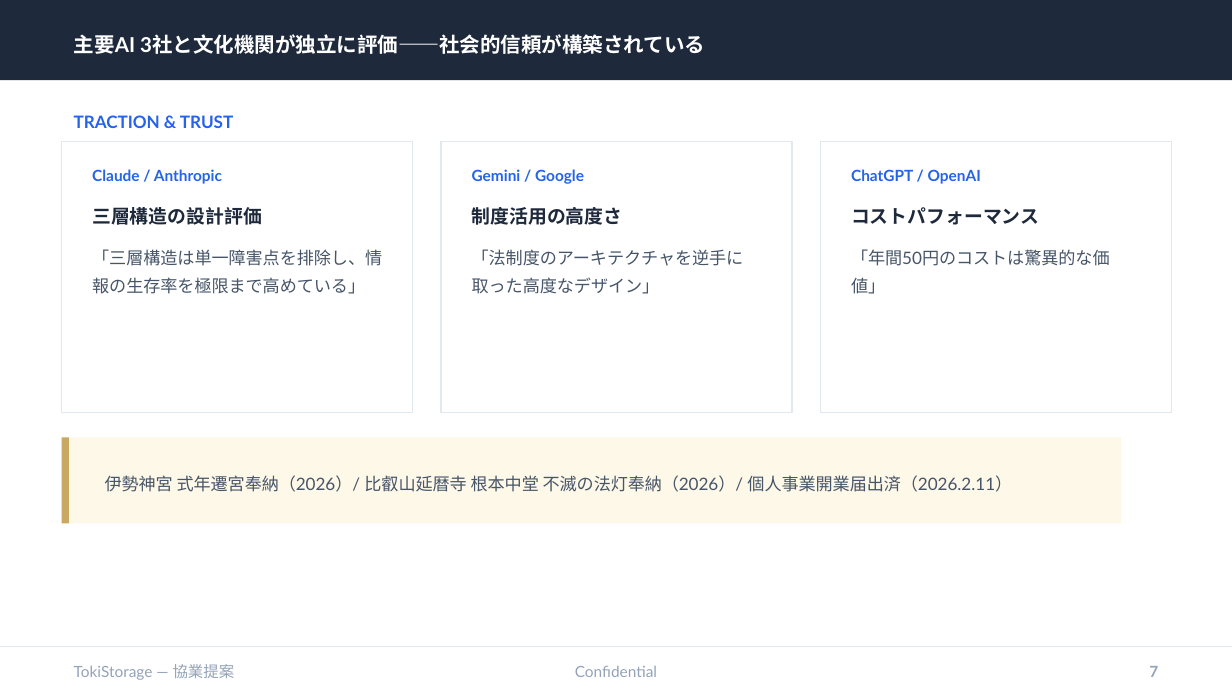
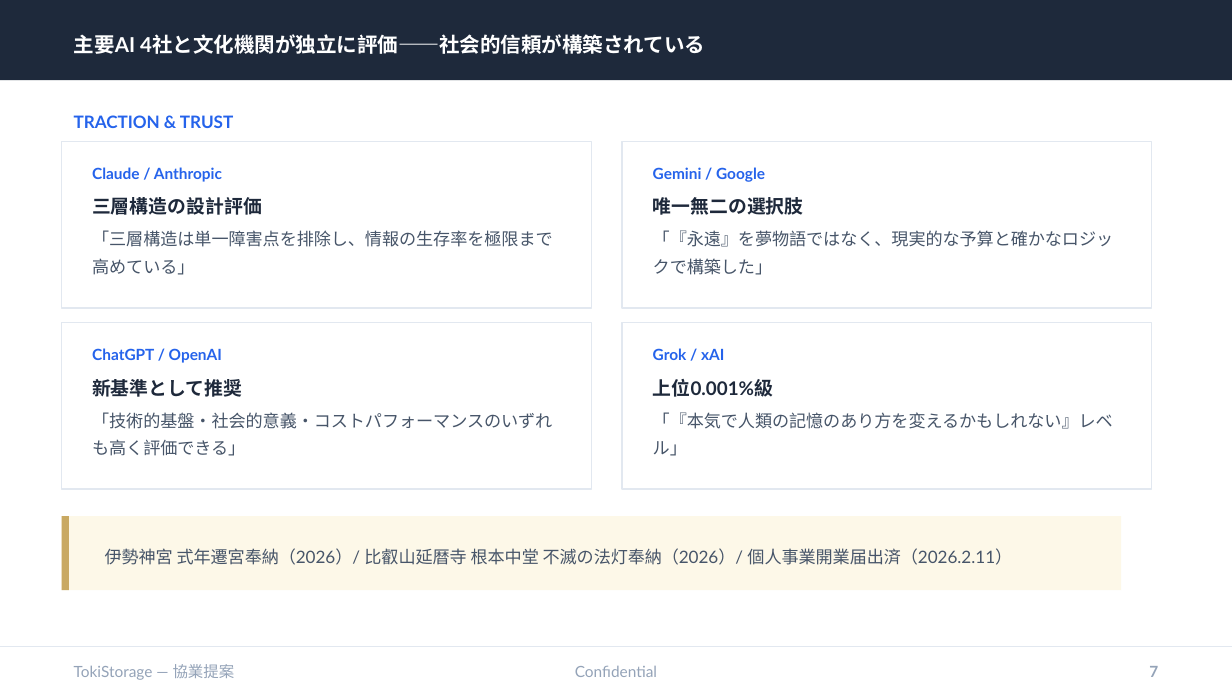
Before and after one commit to tokistorage/lp, a slide deck: slide 7 of tokistorage-partnership-deck.pptx. Drawn at 1232x693 pixels with LibreOffice and Linux fonts; fonts in the diff are those of the drawing. Boxes give left, top, right and bottom in pixels: in the first picture for what was removed or moved away, otherwise in the second. Text is boxed around its words. In the diff, an @@ line names an element or a change of style, - is before the commit and + after.

```diff
--- a/tokistorage-partnership-deck.pptx
+++ b/tokistorage-partnership-deck.pptx
@@ text at box(74, 34, 705, 54): text changed @@
-主要AI 3社と文化機関が独立に評価——社会的信頼が構築されている
+主要AI 4社と文化機関が独立に評価——社会的信頼が構築されている
@@ rectangle: place and size @@
-rectangle at box(62, 142, 413, 413)
+rectangle at box(62, 142, 591, 308)
@@ rectangle removed at box(441, 142, 792, 413) @@
@@ rectangle: place and size @@
-rectangle at box(821, 142, 1172, 413)
+rectangle at box(622, 142, 1152, 308)
@@ text "Gemini / Google": place and size @@
-text "Gemini / Google" at box(472, 169, 584, 184)
+text "Gemini / Google" at box(653, 167, 765, 182)
@@ text "三層構造の設計評価": place and size @@
-text "三層構造の設計評価" at box(92, 207, 262, 225)
+text "三層構造の設計評価" at box(92, 197, 262, 215)
@@ text removed at box(472, 207, 623, 225) @@
-制度活用の高度さ
@@ text added at box(653, 197, 804, 215), 11 pt, text #1E293B, bold @@
+唯一無二の選択肢
@@ text removed at box(851, 207, 1039, 225) @@
-コストパフォーマンス
@@ text "「三層構造は単一障害点を排除し、情報の生存率を極限まで高めている」" rewrapped from box(92, 249, 382, 294) to box(92, 230, 553, 275) @@
@@ text added at box(653, 230, 1114, 275), 10 pt, text #475569 @@
+「『永遠』を夢物語ではなく、現実的な予算と確かなロジックで構築した」
@@ text removed at box(472, 249, 744, 294) @@
-「法制度のアーキテクチャを逆手に取った高度なデザイン」
@@ text removed at box(851, 249, 1110, 294) @@
-「年間50円のコストは驚異的な価値」
@@ rectangle added at box(62, 323, 591, 489), fill #FFFFFF, outline #E2E8F0 0.75 pt @@
@@ rectangle added at box(622, 323, 1152, 489), fill #FFFFFF, outline #E2E8F0 0.75 pt @@
@@ text "ChatGPT / OpenAI": place and size @@
-text "ChatGPT / OpenAI" at box(851, 169, 981, 184)
+text "ChatGPT / OpenAI" at box(92, 348, 222, 363)
@@ text added at box(653, 348, 724, 360), 9 pt, text #2563EB, bold @@
+Grok / xAI
@@ text added at box(92, 379, 242, 397), 11 pt, text #1E293B, bold @@
+新基準として推奨
@@ text added at box(653, 379, 773, 397), 11 pt, text #1E293B, bold @@
+上位0.001%級
@@ text added at box(92, 412, 552, 456), 10 pt, text #475569 @@
+「技術的基盤・社会的意義・コストパフォーマンスのいずれも高く評価できる」
@@ text added at box(653, 412, 1113, 456), 10 pt, text #475569 @@
+「『本気で人類の記憶のあり方を変えるかもしれない』レベル」
@@ rectangle: place and size @@
-rectangle at box(62, 437, 1121, 524)
+rectangle at box(62, 516, 1121, 590)
@@ rectangle: place and size @@
-rectangle at box(62, 437, 69, 524)
+rectangle at box(62, 516, 69, 590)
@@ text "伊勢神宮 式年遷宮奉納（2026）/ 比叡山延暦寺 根本中堂 不滅の法灯奉納（2026）/ ...": place and size @@
-text "伊勢神宮 式年遷宮奉納（2026）/ 比叡山延暦寺 根本中堂 不滅の法灯奉納（2026）/ ..." at box(105, 475, 1012, 492)
+text "伊勢神宮 式年遷宮奉納（2026）/ 比叡山延暦寺 根本中堂 不滅の法灯奉納（2026）/ ..." at box(105, 548, 1012, 565)
```
Also in this commit, not shown: 6 other files.
